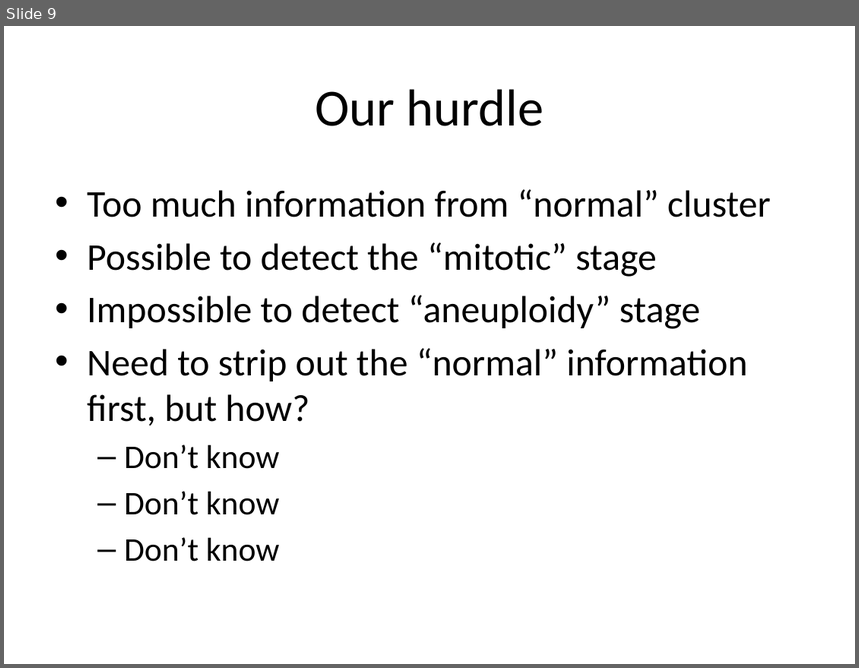
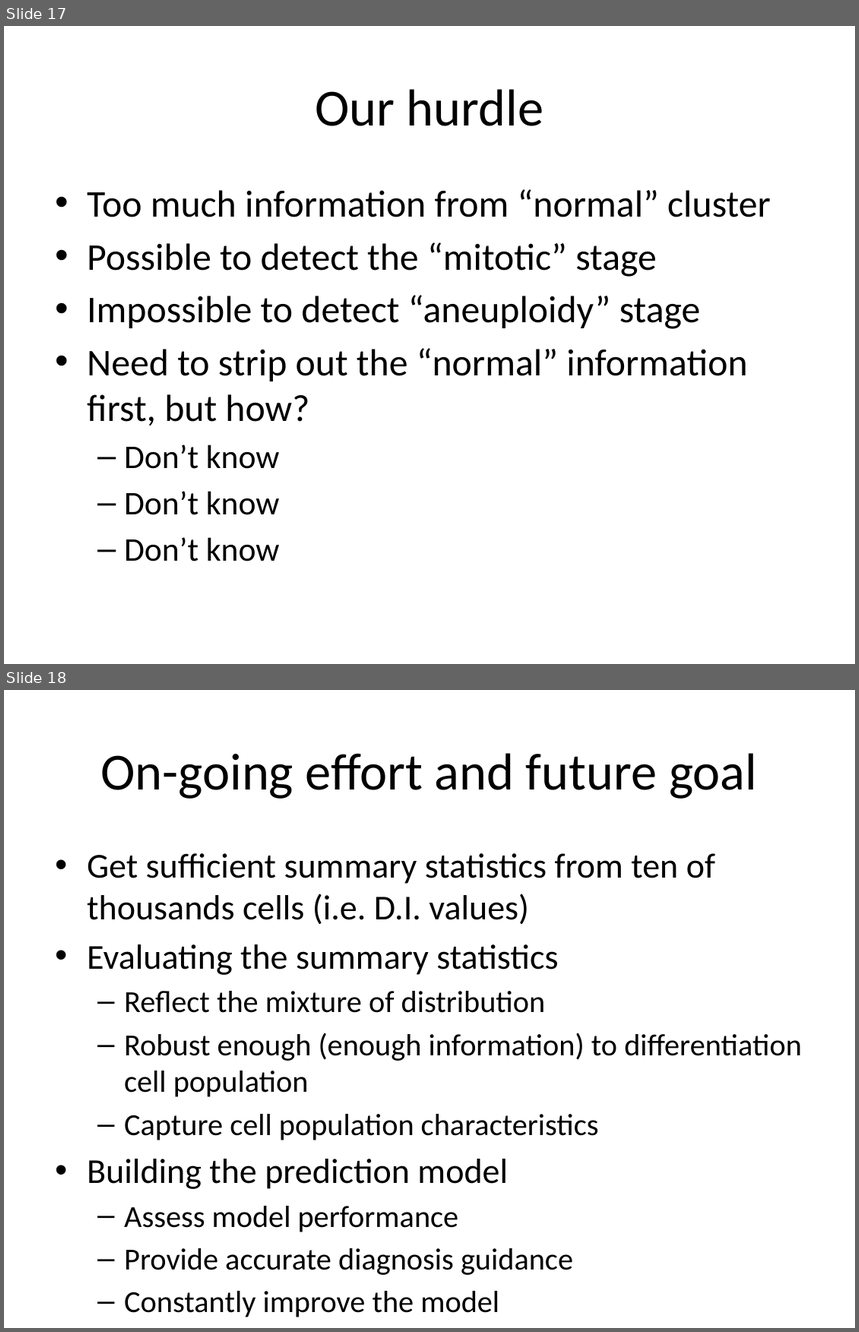
Before and after one commit to 2waybene/mixturemodel, a slide deck: firstDraft/oscc_project_v1.pptx. Shown one above the other, each under a label of ours: slide 9 before the commit, slides 17 and 18 after it. The pictures are 859x668 and 859x1332 pixels, drawn with LibreOffice and Linux fonts; fonts in the diff are those of the drawing. Boxes give left, top, right and bottom in pixels: in the first picture for what was removed or moved away, otherwise in the second. Text is boxed around its words. In the diff, an @@ line names an element or a change of style, - is before the commit and + after.

```diff
--- a/firstDraft/oscc_project_v1.pptx
+++ b/firstDraft/oscc_project_v1.pptx
@@ slide 18 added at [4, 690, 855, 1328], background #FFFFFF @@
@@ title added at [101, 753, 757, 799], 44 pt, text #000000 @@
+On-going effort and future goal
@@ text added at [87, 853, 802, 1275], 25.9 pt, text #000000 @@
+• Get sufficient summary statistics from ten of thousands cells (i.e. D.I. values)
+• Evaluating the summary statistics
+  – Reflect the mixture of distribution
+  – Robust enough (enough information) to differentiation cell population
+  – Capture cell population characteristics
+• Building the prediction model
+  – Assess model performance
+  – Provide accurate diagnosis guidance
+  – Constantly improve the model
@@ what was slide 9 is now slide 17 @@
```
Also in this commit, not shown: 1 slide changed, 7 other slides added, 4 other files.
